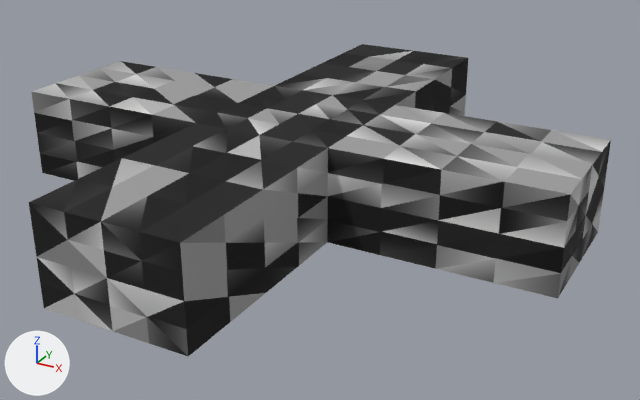
One commit to the OBJ model resources/shape-15.obj: the scene before it, then after it.
Camera for both pictures: a 50 mm lens placed at (0.736, -1.261, 0.603), pointed at (0.047, -0.008, -0.024). The lights are fixed; the arrows at lower left show +X, +Y and +Z. Where no turn or scale is listed for an object, it has been applied to the vertices.

The first picture shows 'shape-15'.
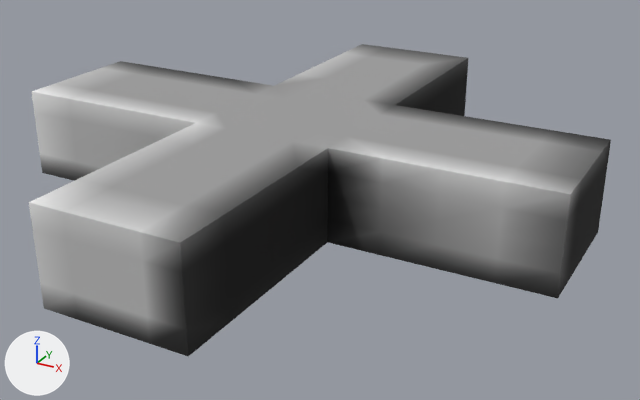
Scene script edits in JSON lines:
```json
{"block": "me_shape_15", "where": "# used by ob_shape_15; location = (0.0, 0.0, 0.0)"}
{"op": "remove", "block": "me_shape_15", "code": "me_shape_15.from_pydata(...)  # 90 vertices, 176 faces; spans x -0.5..0.5, y -0.5..0.5, z -0.038..0.125"}
{"op": "add", "block": "me_shape_15", "code": "me_shape_15.from_pydata(...)  # 354 vertices, 704 faces; spans x -0.5..0.5, y -0.5..0.5, z -0.038..0.125"}
{"block": "me_shape_15", "change": "me_shape_15 part 1: 264 vertices added at x -0.5..0.5, y -0.5..0.5, z -0.038..0.125"}
```

What differs and where, as boxes (x1, y1, x2, y2) in the pictures (640 x 400 px):
```json
{"part": 1, "of": "me_shape_15", "change": "added", "after": [29, 44, 611, 356]}
```
